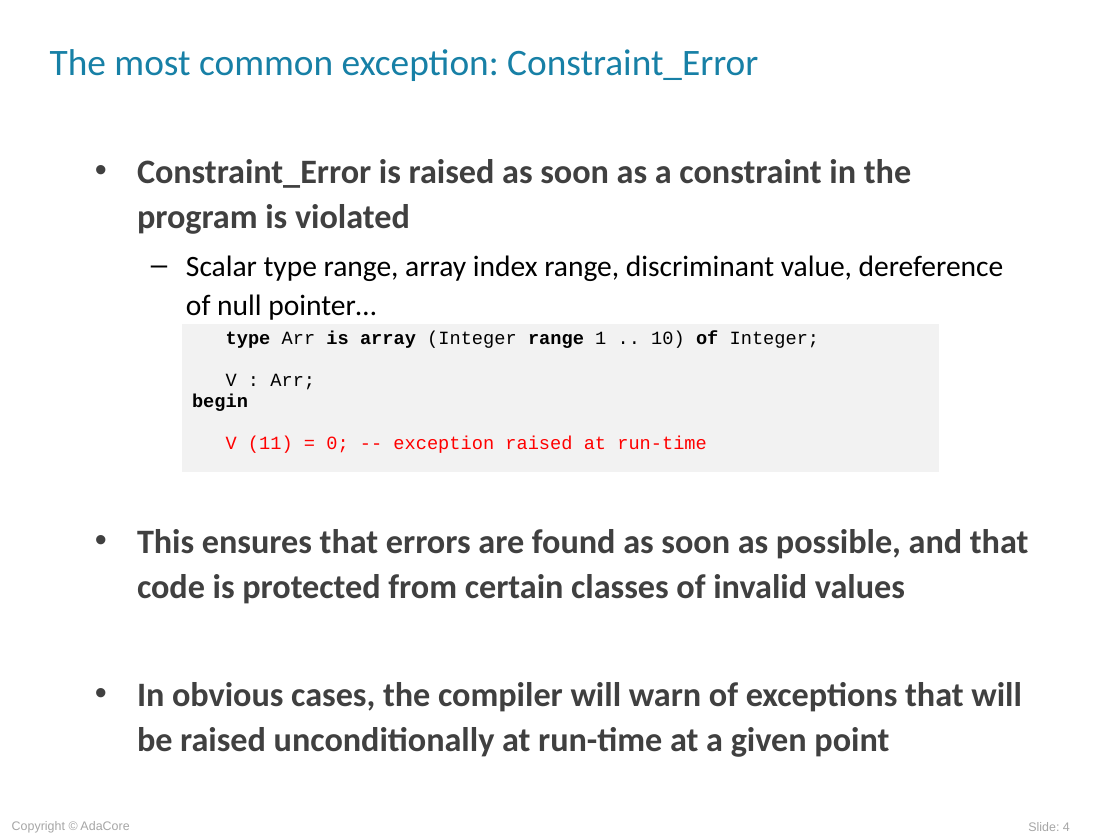
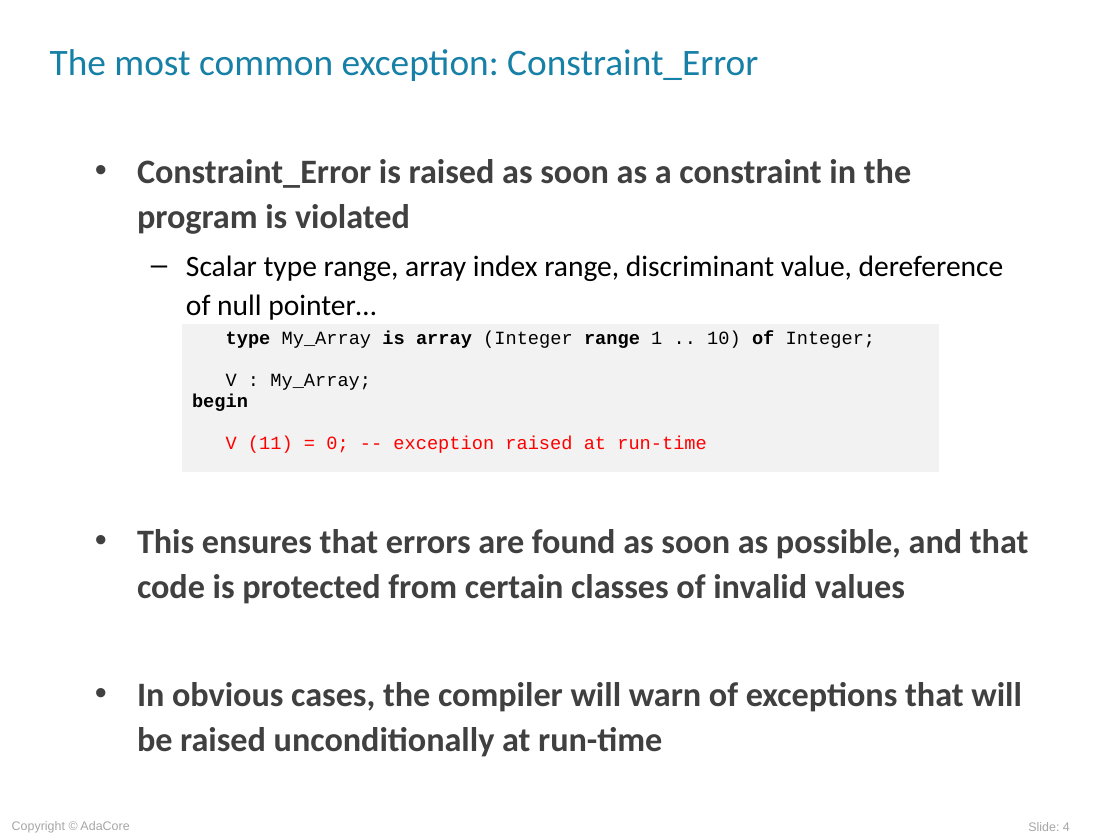
Before and after one commit to AdaCoreU/Courses, a slide deck: slide 4 of lectures/03_Programming_in_the_Large/01_Exceptions/slides/Exceptions.ppt. Drawn at 1120x840 pixels with LibreOffice and Linux fonts; fonts in the diff are those of the drawing; background and template pictures are left out. Boxes give left, top, right and bottom in pixels: in the first picture for what was removed or moved away, otherwise in the second. Text is boxed around its words. In the diff, an @@ line names an element or a change of style, - is before the commit and + after.

Commit message:
Updated English Exceptions Lecture
Updated English Exceptions Lecture

```diff
--- a/lectures/03_Programming_in_the_Large/01_Exceptions/slides/Exceptions.ppt
+++ b/lectures/03_Programming_in_the_Large/01_Exceptions/slides/Exceptions.ppt
@@ table at (180,323,939,473) @@
-row 1, column 1: type Arr is array (Integer range 1 .. 10) of Integer; / V : Arr; / begin / V (11) = 0; -- exception raised at run-time
+row 1, column 1: type My_Array is array (Integer range 1 .. 10) of Integer; / V : My_Array; / begin / V (11) = 0; -- exception raised at run-time
@@ text at (137,682,1022,757): text changed @@
-• In obvious cases, the compiler will warn of exceptions that will be raised unconditionally at run-time at a given point
+• In obvious cases, the compiler will warn of exceptions that will be raised unconditionally at run-time
```
Also in this commit, not shown: 26 other slides changed, 1 slide added, 1 other file.
